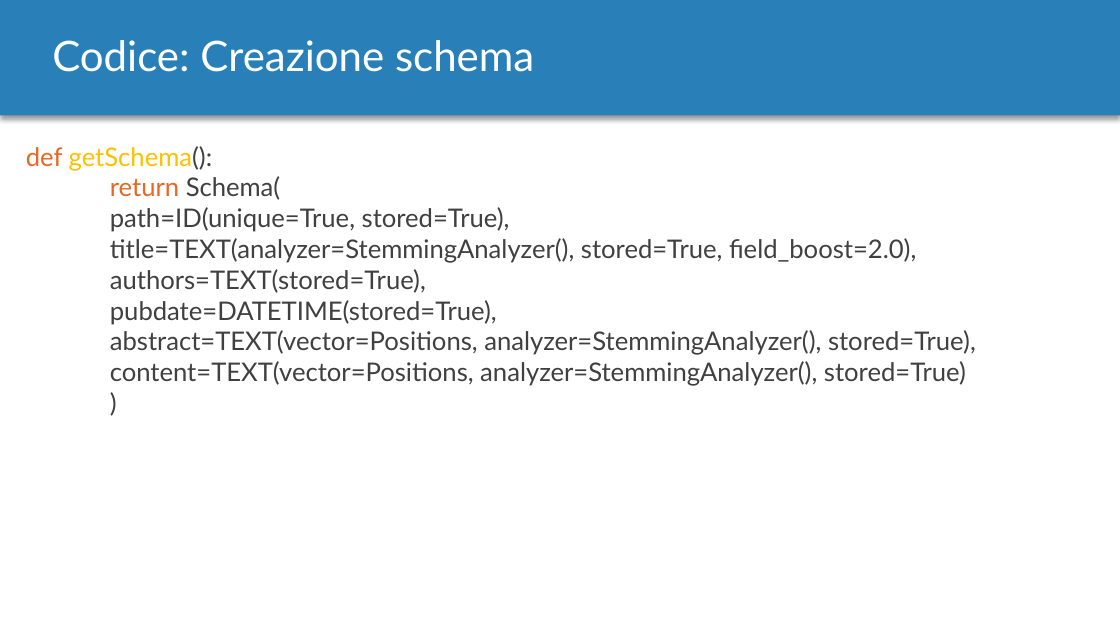
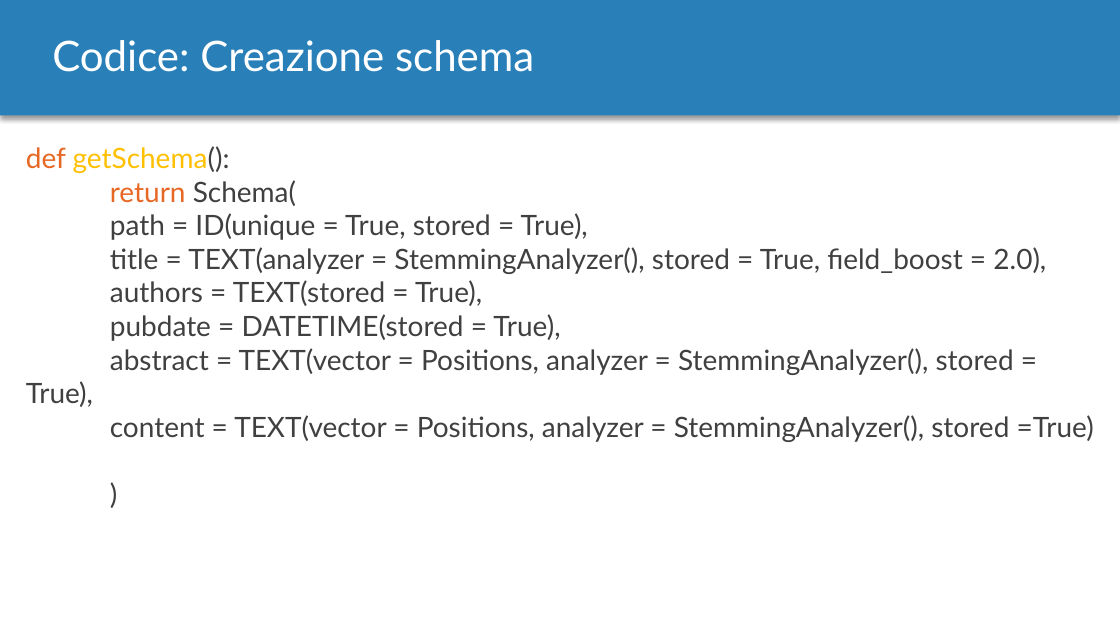
Before and after one commit to MurgoloMichele/GAvI, a slide deck: slide 7 of doc/Progetto.pptx. Drawn at 1120x630 pixels with LibreOffice and Linux fonts; fonts in the diff are those of the drawing. Boxes give left, top, right and bottom in pixels: in the first picture for what was removed or moved away, otherwise in the second. Text is boxed around its words. In the diff, an @@ line names an element or a change of style, - is before the commit and + after.

Commit message:
modified ppt

```diff
--- a/doc/Progetto.pptx
+++ b/doc/Progetto.pptx
@@ text at [26,146,296,206]: size 22 to 24 pt in "def getSchema():", "return Schema(", ")" @@
@@ text at [26,213,1094,442]: text changed; size 22 to 24 pt @@
-path=ID(unique=True, stored=True),
-title=TEXT(analyzer=StemmingAnalyzer(), stored=True, field_boost=2.0),
-authors=TEXT(stored=True),
-pubdate=DATETIME(stored=True),
-abstract=TEXT(vector=Positions, analyzer=StemmingAnalyzer(), stored=True),
-content=TEXT(vector=Positions, analyzer=StemmingAnalyzer(), stored=True)
+path = ID(unique = True, stored = True),
+title = TEXT(analyzer = StemmingAnalyzer(), stored = True, field_boost = 2.0),
+authors = TEXT(stored = True),
+pubdate = DATETIME(stored = True),
+abstract = TEXT(vector = Positions, analyzer = StemmingAnalyzer(), stored = True),
+content = TEXT(vector = Positions, analyzer = StemmingAnalyzer(), stored =True)
```
Also in this commit, not shown: 1 other slide changed, 4 slides added.
